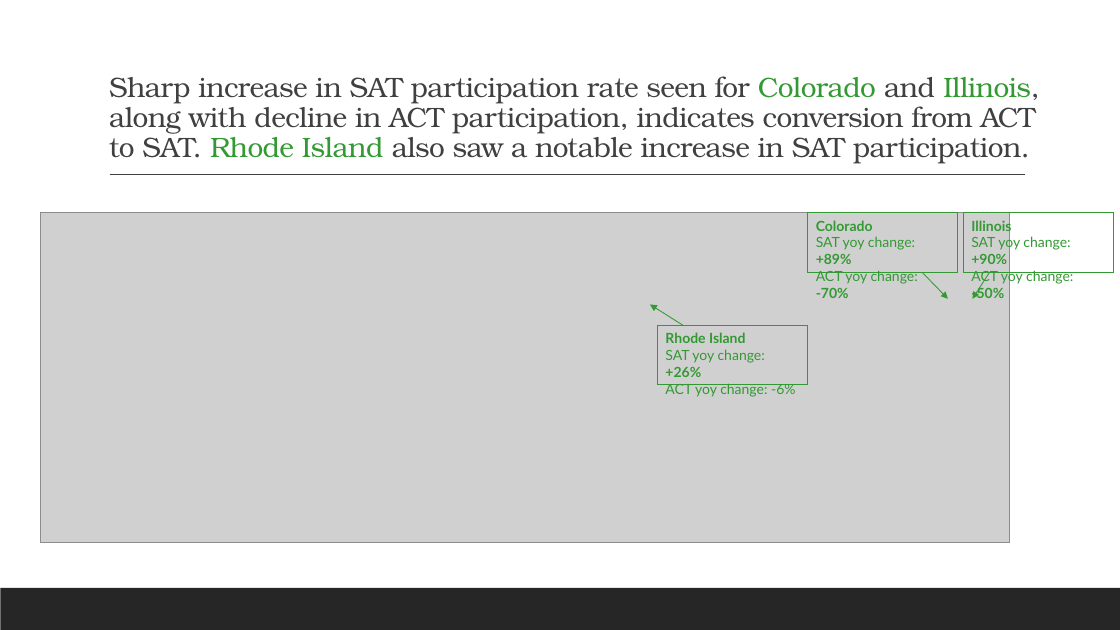
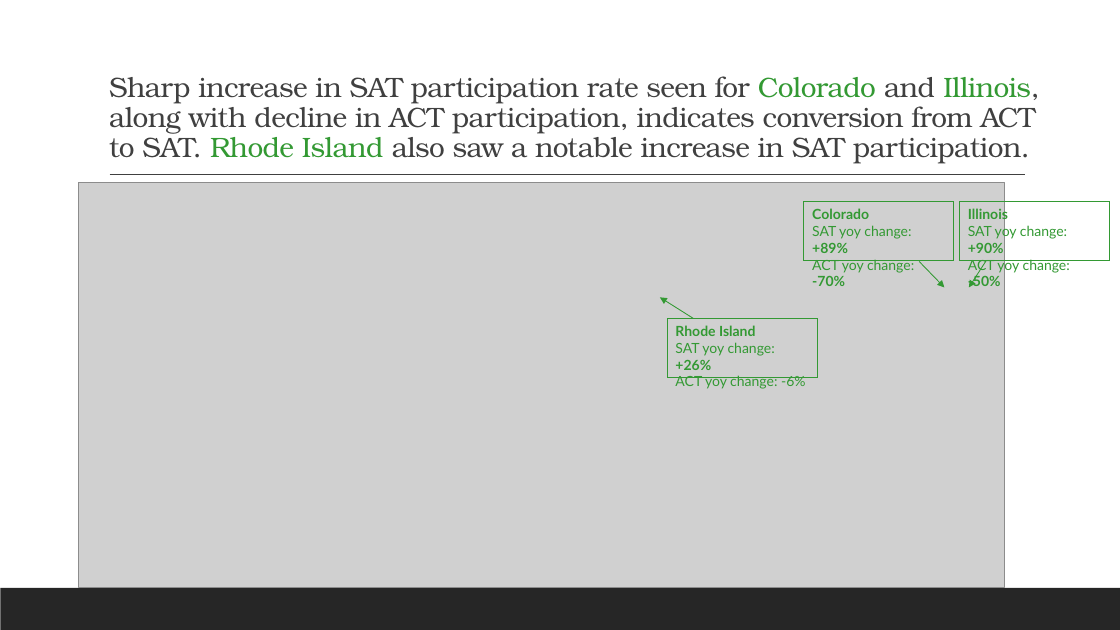
Before and after one commit to leungesther/DSI-Projects, a slide deck: slide 7 of Project-1-SAT-and-ACT-Analysis/SAT & ACT Analysis_presentation.pptx (slide 6 before the commit). Drawn at 1120x630 pixels with LibreOffice and Linux fonts; fonts in the diff are those of the drawing; grey boxes stand for pictures. Boxes give left, top, right and bottom in pixels: in the first picture for what was removed or moved away, otherwise in the second. Text is boxed around its words. In the diff, an @@ line names an element or a change of style, - is before the commit and + after.

```diff
--- a/Project-1-SAT-and-ACT-Analysis/SAT & ACT Analysis_presentation.pptx
+++ b/Project-1-SAT-and-ACT-Analysis/SAT & ACT Analysis_presentation.pptx
@@ picture: place and size @@
-picture at [40,213,1010,543]
+picture at [79,182,1005,587]
@@ 2 rectangles, 2 arrows: place and size @@
-2 rectangles, 2 arrows at [807,213,1114,299]
+2 rectangles, 2 arrows at [804,202,1110,287]
@@ arrow moved from (684, 326) - (650, 304) to (693, 318) - (660, 297) @@
@@ rectangle "Rhode Island": place and size @@
-rectangle "Rhode Island" at [657,326,807,386]
+rectangle "Rhode Island" at [667,318,818,378]
```
Also in this commit, not shown: 6 other slides changed, 1 slide added, 3 other files.
